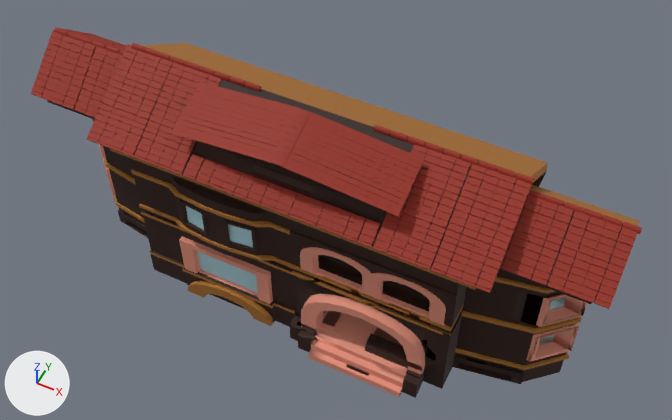
One commit to the FBX model Assets/Models/WillaPartakia.fbx: the scene before it, then after it.
Rendered twice from a camera (50 mm lens) standing at (6.46, -12.05, 17.66) and looking at (0.49, -0.11, 2.73). The lights are fixed; the arrows at lower left show +X, +Y and +Z. Where no turn or scale is listed for an object, it has been applied to the vertices. Vertices at the same position are counted once.
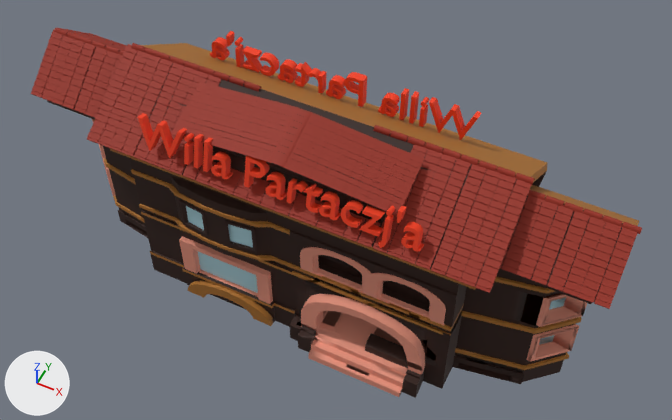
What the commit changed:
Material 'Material.005' (mat_material_005) is new.
Its base color is (0.883, 0.046, 0.00794) (red #f13d16).
Its roughness is 0.69.
me_cube_001 is used by ob_cube; location (0.0, 0.0, 2.2).
me_cube_001 had 10562 vertices, 8753 faces and spanned x -6.45..6.5, y -2.15..1.8, z -2.2..3.54.
me_cube_001 now has 15066 vertices, 15413 faces and spans x -6.45..6.5, y -2.15..1.8, z -2.2..3.54.
me_cube_001 part 1: 2252 vertices added at x -3.24..2.93, y 1.18..1.4, z 2.19..3.15.
me_cube_001 part 2: 2252 vertices added at x -3.14..3.03, y -1.82..-1.41, z 2.03..3.0.
me_cube_001 now uses material mat_material_005 (red #f13d16).

Boxes [x1, y1, x2, y2] around the edits, measured in the pictures (672 x 420 px):
part 1 of me_cube_001, added (red)
    after: [210, 31, 481, 140]
part 2 of me_cube_001, added (red)
    after: [137, 113, 424, 252]
